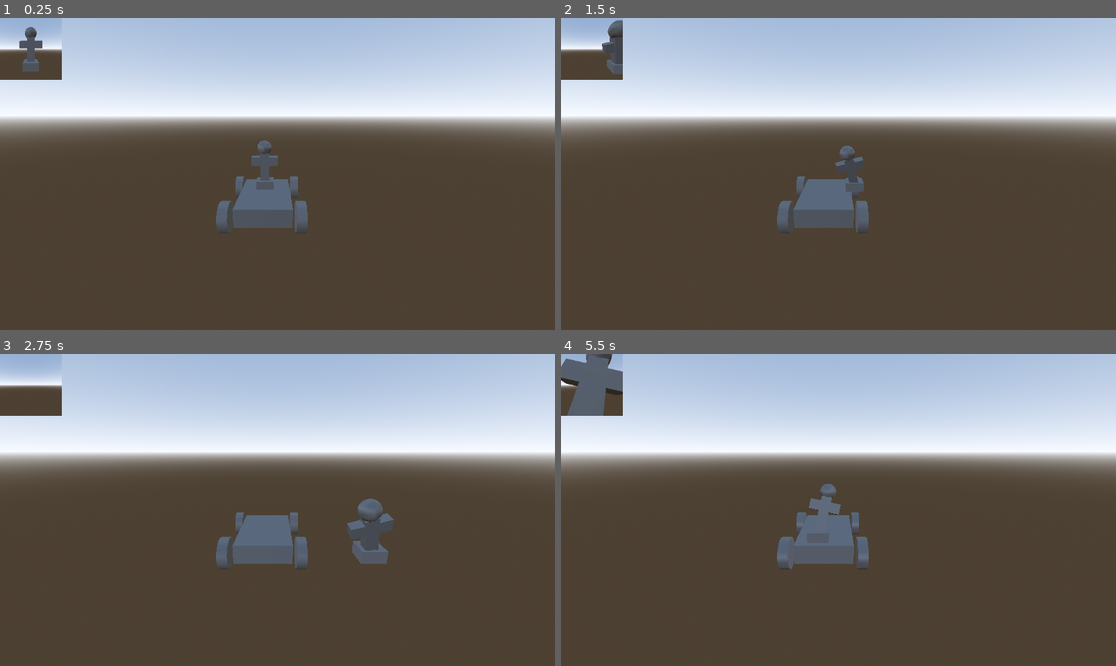
Above: before the commit, frames 1-4 (two rows, left to right).
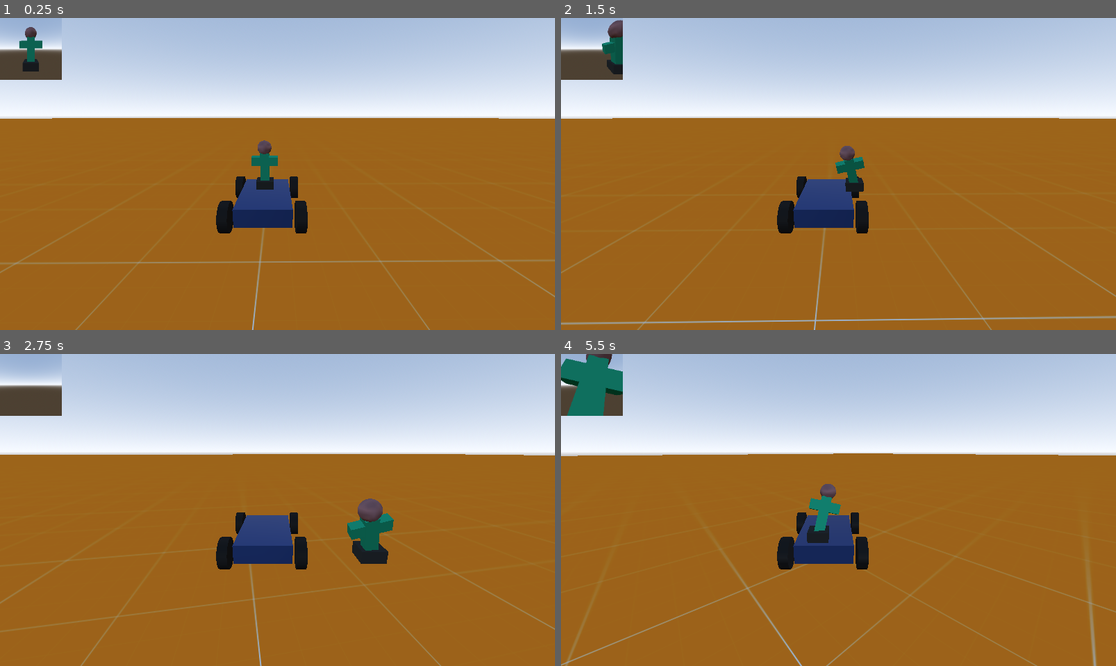
Above: after the commit, the same moments.

Repository: Griiimon/Stand-On-Car
Game: Godot game, scene res://level.tscn
The game is run twice, just before and just after one commit, with the same random seed, the same clock (stepped at 60 frames per second) and the same inputs.
Inputs:
- Up to frame 1 (0.25 s): no input
- Up to frame 2 (1.5 s): hold Right (ui_right) 0.53-1.28 s; hold Down (ui_down) from 1.28 s (still down)
- Up to frame 3 (2.75 s): release Down (ui_down) at 2.03 s; hold Right (ui_right) from 2.03 s (still down)
- Up to frame 4 (5.5 s): release Right (ui_right) at 2.78 s; hold Up (ui_up) 2.78-3.53 s; hold Left (ui_left) 3.53-5.03 s; hold Down (ui_down) from 5.03 s (still down)

The runs differ from the first frame. In frame 1, 68% of the frame differs, in the area x 0-100%, y 2-100%; in frame 2, 68%; in frame 3, 68%; in frame 4, 69%, in the area x 0-100%, y 0-100%.

Commit message:
Update visuals

Diff:
--- a/car.tscn
+++ b/car.tscn
@@ -4,10 +4,20 @@
 
 [sub_resource type="BoxShape3D" id="BoxShape3D_vonw3"]
 
+[sub_resource type="StandardMaterial3D" id="StandardMaterial3D_7822p"]
+albedo_color = Color(0.16077456, 0.2827044, 0.5743043, 1)
+metallic = 0.59
+roughness = 0.49
+
 [sub_resource type="BoxMesh" id="BoxMesh_oi3di"]
+material = SubResource("StandardMaterial3D_7822p")
 size = Vector3(3, 1, 5)
 
+[sub_resource type="StandardMaterial3D" id="StandardMaterial3D_uoj53"]
+albedo_color = Color(0.080783345, 0.080783345, 0.080783345, 1)
+
 [sub_resource type="CylinderMesh" id="CylinderMesh_0b4ue"]
+material = SubResource("StandardMaterial3D_uoj53")
 top_radius = 0.8
 bottom_radius = 0.8
 height = 0.5
--- a/level.tscn
+++ b/level.tscn
@@ -2,10 +2,19 @@
 
 [ext_resource type="Script" uid="uid://bij1neatecsss" path="res://level.gd" id="1_u52ul"]
 [ext_resource type="PackedScene" uid="uid://b1nauekhyyjy5" path="res://car.tscn" id="2_0b4ue"]
+[ext_resource type="Texture2D" uid="uid://dm7f0munnoa2j" path="res://texture_04.png" id="2_f2txt"]
 [ext_resource type="Environment" uid="uid://c3wpppquo1atk" path="res://new_environment.tres" id="2_vonw3"]
 [ext_resource type="PackedScene" uid="uid://dx4n4s64qvrun" path="res://player.tscn" id="3_0b4ue"]
 
 [sub_resource type="WorldBoundaryShape3D" id="WorldBoundaryShape3D_5xgho"]
+
+[sub_resource type="StandardMaterial3D" id="StandardMaterial3D_1ainy"]
+albedo_texture = ExtResource("2_f2txt")
+uv1_scale = Vector3(100, 100, 100)
+
+[sub_resource type="PlaneMesh" id="PlaneMesh_n6hdu"]
+material = SubResource("StandardMaterial3D_1ainy")
+size = Vector2(1000, 1000)
 
 [sub_resource type="Curve3D" id="Curve3D_u52ul"]
 closed = true
@@ -25,7 +34,11 @@
 [node name="CollisionShape3D" type="CollisionShape3D" parent="Floor" unique_id=1153403000]
 shape = SubResource("WorldBoundaryShape3D_5xgho")
 
+[node name="MeshInstance3D" type="MeshInstance3D" parent="Floor" unique_id=1683303444]
+mesh = SubResource("PlaneMesh_n6hdu")
+
 [node name="Path3D" type="Path3D" parent="." unique_id=1033350439]
+transform = Transform3D(1, 0, 0, 0, 1, 0, 0, 0, 1, 0, 0.8517325, 0)
 curve = SubResource("Curve3D_u52ul")
 
 [node name="PathFollow3D" type="PathFollow3D" parent="Path3D" unique_id=1697199295]
@@ -37,7 +50,7 @@
 remote_path = NodePath("../../../Car")
 
 [node name="Car" parent="." unique_id=1680679176 node_paths=PackedStringArray("player") instance=ExtResource("2_0b4ue")]
-transform = Transform3D(0.99937093, 4.2146482e-08, -0.035460986, -2.9001583e-08, 1, 3.7120043e-07, 0.035460982, -3.6993856e-07, 0.99937105, -0.021580245, -5.491978e-07, -2.0757728)
+transform = Transform3D(0.99937093, 4.2146482e-08, -0.035460986, -2.9001583e-08, 1, 3.7120043e-07, 0.035460982, -3.6993856e-07, 0.99937105, -0.021580245, 0.85173196, -2.0757728)
 player = NodePath("../CanvasLayer/SubViewportContainer/SubViewport/Player")
 
 [node name="Camera3D" type="Camera3D" parent="Car" unique_id=785271634]
--- a/player_base_model.tscn
+++ b/player_base_model.tscn
@@ -1,6 +1,10 @@
 [gd_scene format=3 uid="uid://4axm8urk4pr"]
 
+[sub_resource type="StandardMaterial3D" id="StandardMaterial3D_ty1tu"]
+albedo_color = Color(0.14435434, 0.15408319, 0.14993423, 1)
+
 [sub_resource type="BoxMesh" id="BoxMesh_hqtel"]
+material = SubResource("StandardMaterial3D_ty1tu")
 size = Vector3(1, 0.5, 1)
 
 [node name="BaseModel" type="MeshInstance3D" unique_id=328632642]
--- a/player_body_model.tscn
+++ b/player_body_model.tscn
@@ -1,16 +1,32 @@
 [gd_scene format=3 uid="uid://mfymgtqfu5s3"]
 
+[sub_resource type="StandardMaterial3D" id="StandardMaterial3D_xgrmo"]
+albedo_color = Color(0, 0.68235296, 0.5019608, 1)
+
 [sub_resource type="BoxMesh" id="BoxMesh_2hs0m"]
+material = SubResource("StandardMaterial3D_xgrmo")
 size = Vector3(0.5, 2, 0.5)
 
+[sub_resource type="StandardMaterial3D" id="StandardMaterial3D_gnjly"]
+albedo_color = Color(0.5786302, 0.4046203, 0.42586175, 1)
+
 [sub_resource type="SphereMesh" id="SphereMesh_1jxqw"]
+material = SubResource("StandardMaterial3D_gnjly")
 radius = 0.4
 height = 0.8
 
+[sub_resource type="StandardMaterial3D" id="StandardMaterial3D_ip7xp"]
+albedo_color = Color(0, 0.68235296, 0.5019608, 1)
+
 [sub_resource type="BoxMesh" id="BoxMesh_dw050"]
+material = SubResource("StandardMaterial3D_ip7xp")
 size = Vector3(1.5, 0.5, 0.4)
 
+[sub_resource type="StandardMaterial3D" id="StandardMaterial3D_nakrn"]
+albedo_color = Color(0.5786302, 0.4046203, 0.42586175, 1)
+
 [sub_resource type="SphereMesh" id="SphereMesh_b26j0"]
+material = SubResource("StandardMaterial3D_nakrn")
 radius = 0.1
 height = 0.2
 
Binary file added: texture_04.png
Not shown, added: texture_04.png.import
